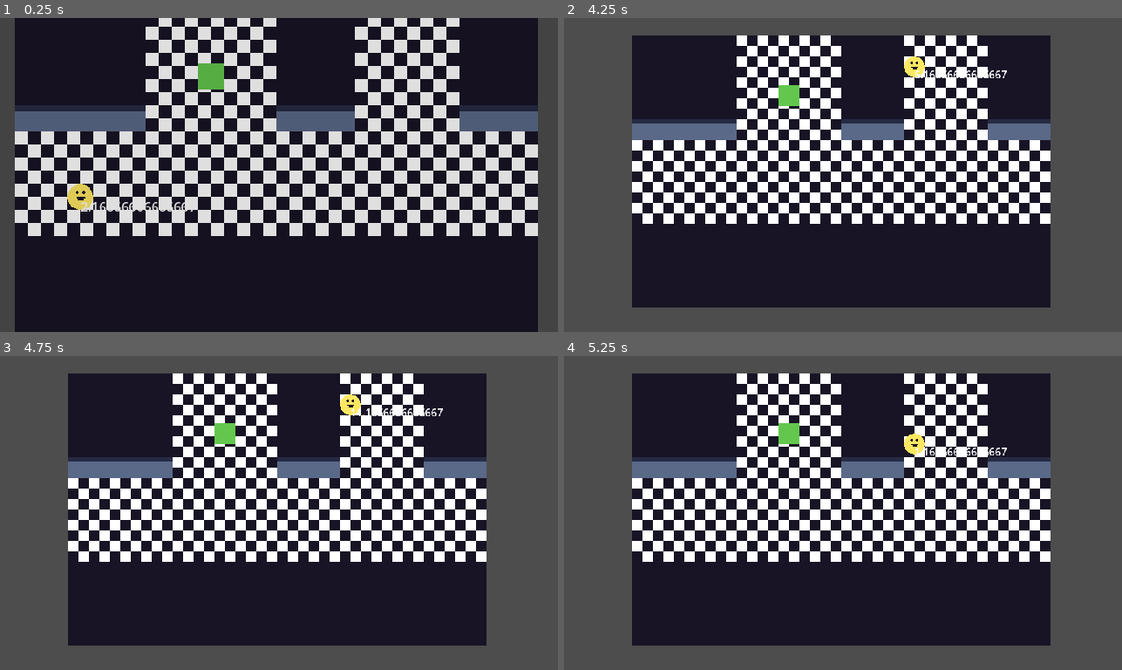
Above: before the commit, frames 1-4 (two rows, left to right).
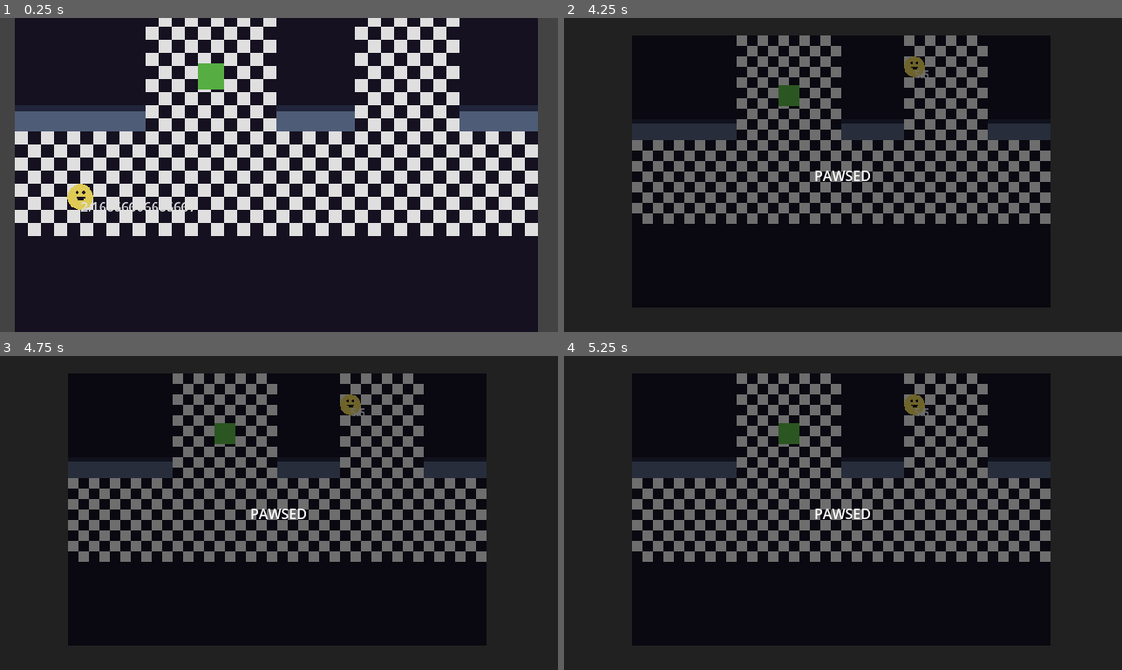
Above: after the commit, the same moments.

Repository: afreemanio/ggj-2024
Game: Godot game, scene res://world/world.tscn
Same seed, same stepped clock (60 frames per second), same inputs: the game is played once before the commit and once after it.
Inputs (mouse positions are in pixels of both pictures, inside the frame that each line leads up to):
- Up to frame 1 (0.25 s): no input
- Up to frame 2 (4.25 s): tap Enter (ui_accept) at 0.5, 0.77, 1.52, 3.02, 3.77 s; move the mouse to (965, 159) at 0.52 s; hold D (RIGHT) 0.53-1.28 s; tap Space (SPACE) at 0.6, 2.1, 3.6 s; click (965, 159) at 0.67 s; move the mouse to (731, 190) at 1.27 s; hold S (DOWN) 1.28-2.03 s; tap F at 1.35, 2.85 s; move the mouse to (898, 105) at 2.02 s; hold D (RIGHT) 2.03-2.78 s; move the mouse to (815, 237) at 2.77 s; hold W (UP) 2.78-3.53 s; click (815, 237) at 2.92 s; move the mouse to (1010, 222) at 3.52 s; hold A (LEFT) from 3.53 s (still down); tap Escape (PAUSE, bound only after the commit) at 4.15 s
- Up to frame 3 (4.75 s): keep holding A (LEFT); move the mouse to (111, 465) at 4.27 s; tap F at 4.35 s; tap Enter (ui_accept) at 4.52 s
- Up to frame 4 (5.25 s): tap Enter (ui_accept) at 5 s; move the mouse to (870, 513) at 5.02 s; release A (LEFT) at 5.03 s; hold S (DOWN) from 5.03 s (still down); tap Space (SPACE) at 5.1 s; click (870, 513) at 5.17 s

Frame 1 is identical in both runs. In frame 2, 54% of the frame differs, in the area x 0-100%, y 0-100%; in frame 3, 54%; in frame 4, 54%.

Commit message:
feat: Simple pause menu

Diff:
--- /dev/null
+++ b/pause/Pause.gd
@@ -0,0 +1,20 @@
+extends Control
+
+var is_paused : bool = false
+
+func _ready() -> void:
+	hide()
+
+func _process(delta: float) -> void:
+	if Input.is_action_just_pressed("PAUSE"):
+		pause()
+
+func pause():
+	if is_paused:
+		is_paused = false
+		get_tree().paused = false
+		hide()
+	else:
+		is_paused = true
+		show()
+		get_tree().paused = true
--- /dev/null
+++ b/pause/pause.tscn
@@ -0,0 +1,37 @@
+[gd_scene load_steps=2 format=3 uid="uid://waljleni3ptd"]
+
+[ext_resource type="Script" path="res://pause/Pause.gd" id="1_dfd2g"]
+
+[node name="Pause" type="Control"]
+process_mode = 3
+layout_mode = 3
+anchors_preset = 15
+anchor_right = 1.0
+anchor_bottom = 1.0
+grow_horizontal = 2
+grow_vertical = 2
+script = ExtResource("1_dfd2g")
+
+[node name="ColorRect" type="ColorRect" parent="."]
+layout_mode = 1
+anchors_preset = 15
+anchor_right = 1.0
+anchor_bottom = 1.0
+grow_horizontal = 2
+grow_vertical = 2
+color = Color(0, 0, 0, 0.568627)
+
+[node name="Label" type="Label" parent="."]
+layout_mode = 1
+anchors_preset = 8
+anchor_left = 0.5
+anchor_top = 0.5
+anchor_right = 0.5
+anchor_bottom = 0.5
+offset_left = -20.0
+offset_top = -11.5
+offset_right = 20.0
+offset_bottom = 11.5
+grow_horizontal = 2
+grow_vertical = 2
+text = "PAWSED"
--- a/project.godot
+++ b/project.godot
@@ -61,6 +61,11 @@
 "events": [Object(InputEventKey,"resource_local_to_scene":false,"resource_name":"","device":-1,"window_id":0,"alt_pressed":false,"shift_pressed":false,"ctrl_pressed":false,"meta_pressed":false,"pressed":false,"keycode":0,"physical_keycode":32,"key_label":0,"unicode":32,"echo":false,"script":null)
 ]
 }
+PAUSE={
+"deadzone": 0.5,
+"events": [Object(InputEventKey,"resource_local_to_scene":false,"resource_name":"","device":-1,"window_id":0,"alt_pressed":false,"shift_pressed":false,"ctrl_pressed":false,"meta_pressed":false,"pressed":false,"keycode":0,"physical_keycode":4194305,"key_label":0,"unicode":0,"echo":false,"script":null)
+]
+}
 
 [rendering]
 
--- a/world/world.tscn
+++ b/world/world.tscn
@@ -1,8 +1,9 @@
-[gd_scene load_steps=4 format=3 uid="uid://bdp4frkjdtq0x"]
+[gd_scene load_steps=5 format=3 uid="uid://bdp4frkjdtq0x"]
 
 [ext_resource type="Script" path="res://world/world.gd" id="1_e82nm"]
 [ext_resource type="Script" path="res://addons/phantom_camera/scripts/phantom_camera_host/phantom_camera_host.gd" id="2_icb2l"]
 [ext_resource type="PackedScene" uid="uid://fban2wpkcfxe" path="res://transitions/transition_effect.tscn" id="3_qvs7a"]
+[ext_resource type="PackedScene" uid="uid://waljleni3ptd" path="res://pause/pause.tscn" id="4_u6s6t"]
 
 [node name="World" type="Node2D"]
 script = ExtResource("1_e82nm")
@@ -15,3 +16,8 @@
 
 [node name="PhantomCameraHost" type="Node" parent="Camera2D"]
 script = ExtResource("2_icb2l")
+
+[node name="CanvasLayer" type="CanvasLayer" parent="."]
+
+[node name="Pause" parent="CanvasLayer" instance=ExtResource("4_u6s6t")]
+unique_name_in_owner = true
Not shown, changed: placeholder/lead_place.mp3.import
